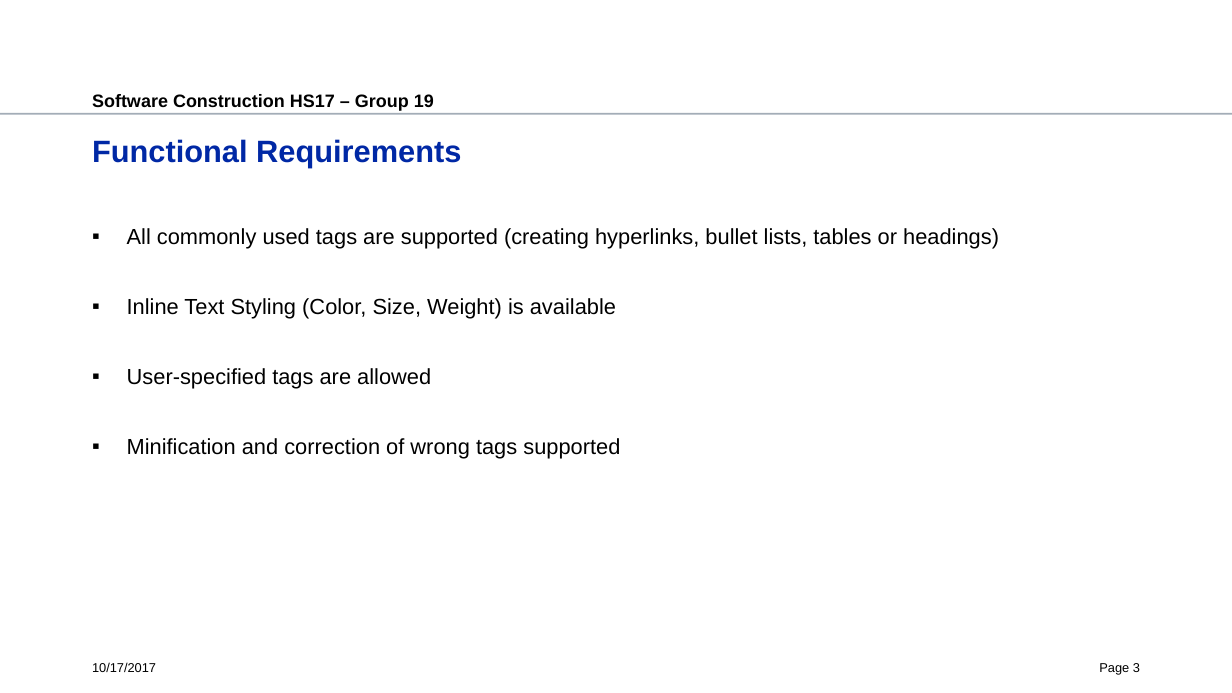
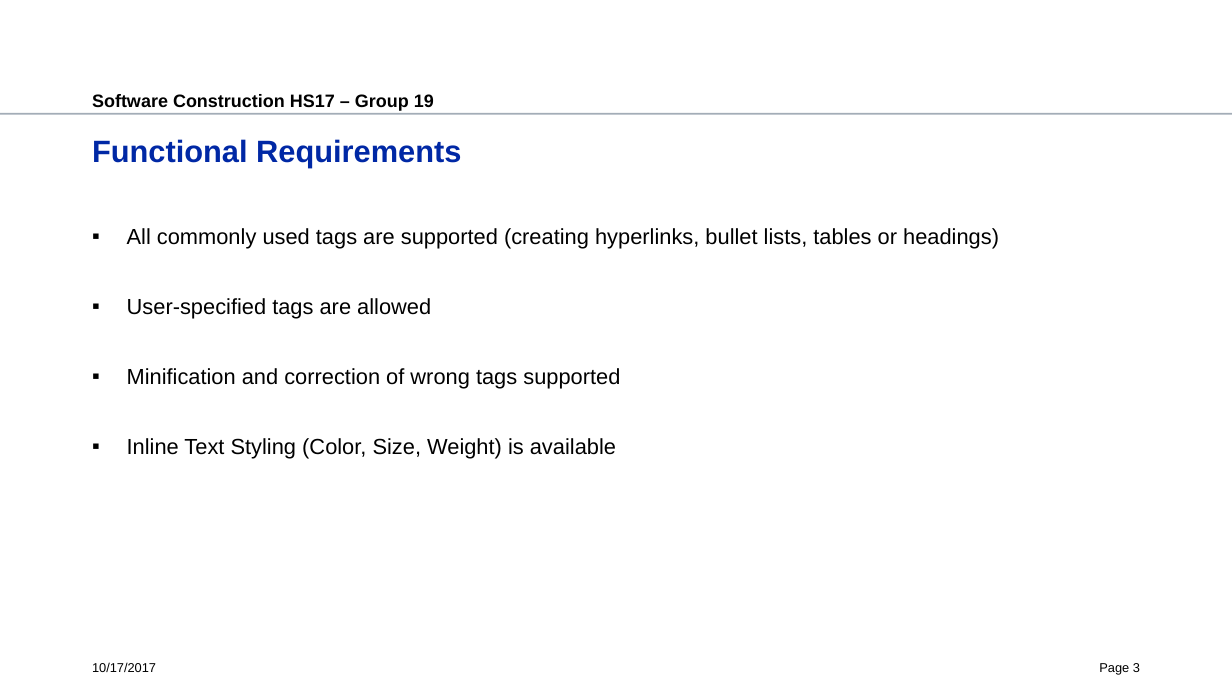
Before and after one commit to eesati/html-library, a slide deck: slide 3 of documents/presentation_assignment1.pptx. Drawn at 1232x693 pixels with LibreOffice and Linux fonts; fonts in the diff are those of the drawing; background and template pictures are left out. Boxes give left, top, right and bottom in pixels: in the first picture for what was removed or moved away, otherwise in the second. Text is boxed around its words. In the diff, an @@ line names an element or a change of style, - is before the commit and + after.

Commit message:
changed some small bits, mainly grammar

```diff
--- a/documents/presentation_assignment1.pptx
+++ b/documents/presentation_assignment1.pptx
@@ text at (127,298,616,319): paragraph removed @@
-▪ Inline Text Styling (Color, Size, Weight) is available
@@ text at (127,438,616,458): paragraph added @@
+▪ Inline Text Styling (Color, Size, Weight) is available
```
Also in this commit, not shown: 4 other slides changed.
